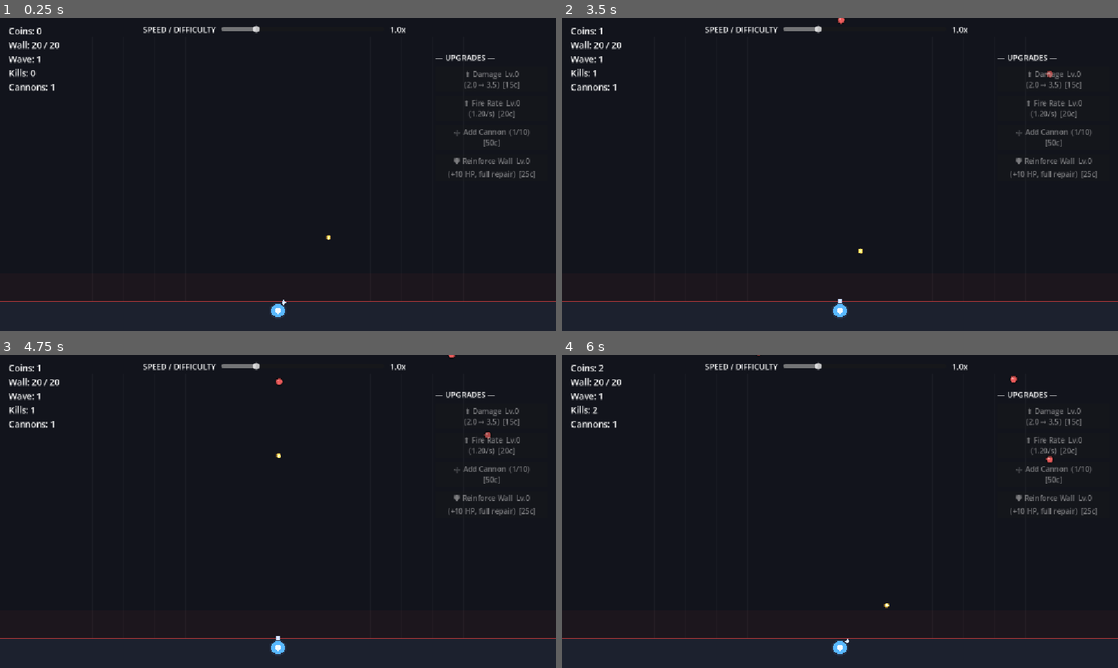
Above: before the commit, frames 1-4 (two rows, left to right).
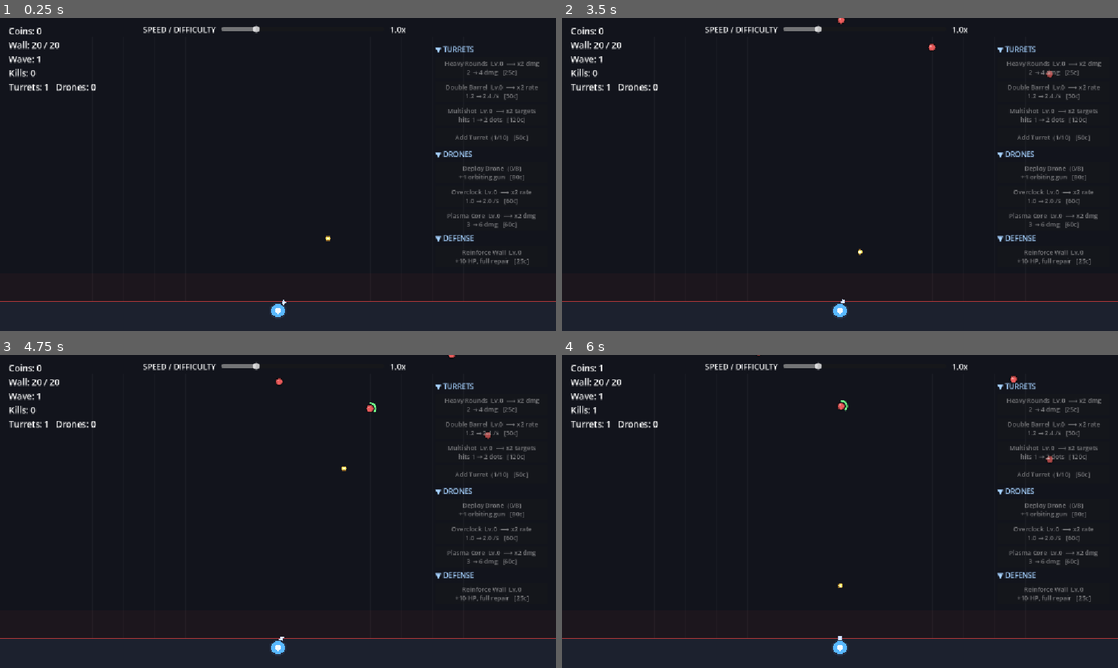
Above: after the commit, the same moments.

Repository: joelllllln/ignore
Game: Godot game, scene res://scenes/Main.tscn
The game is run twice, just before and just after one commit, with the same random seed, the same clock (stepped at 60 frames per second) and the same inputs.
Inputs:
- Up to frame 1 (0.25 s): no input
- Up to frame 2 (3.5 s): tap Enter at 0.5, 2 s; tap Space at 1.25, 2.75 s
- Up to frame 3 (4.75 s): tap Enter at 4.25 s
- Up to frame 4 (6 s): no input

The runs differ from the first frame. In frame 1, 2.7% of the frame differs, in the area x 1-97%, y 8-79%; in frame 2, 2.8%; in frame 3, 2.8%; in frame 4, 2.8%, in the area x 1-97%, y 3-92%.

Commit message:
Make turret & drone upgrades powerful, doubling-based trees
Replace the small linear upgrade bonuses with transformative, doubling
upgrades organized into a Turret tree and a Drone tree:

Turrets
- Heavy Rounds: x2 bullet damage per level (was +1.5)
- Double Barrel: x2 fire rate per level (was +0.25/s)
- Multishot: x2 simultaneous targets per turret (new)
- Add Turret: unchanged

Drones (new tree)
- Deploy Drone: autonomous combat drone that orbits above the wall and
  auto-fires at the nearest dot
- Overclock: x2 drone fire rate per level
- Plasma Core: x2 drone damage per level

Costs climb steeply (~x3/level) so the big jumps stay earned. UI is
regrouped into Turrets / Drones / Defense sections with labels that show
each upgrade's multiplier and before/after values.

Co-Authored-By: Claude Opus 4.8 <noreply@anthropic.com>
Claude-Session: https://claude.ai/code/session_013rLVXRYGddAug6gkqLem76

Diff:
--- a/scripts/Bullet.gd
+++ b/scripts/Bullet.gd
@@ -1,13 +1,15 @@
 extends Node2D
 class_name Bullet
 
-## A projectile fired by a cannon. Main moves it and checks collisions.
+## A projectile fired by a cannon or drone. Main moves it and checks collisions.
 
 var velocity: Vector2 = Vector2.ZERO
 var damage: float = 1.0
 var radius: float = 4.0
+var core_color: Color = Color(1.0, 0.95, 0.45)
+var glow_color: Color = Color(1.0, 0.7, 0.2, 0.5)
 
 func _draw() -> void:
-	draw_circle(Vector2.ZERO, radius + 1.5, Color(1.0, 0.7, 0.2, 0.5))
-	draw_circle(Vector2.ZERO, radius, Color(1.0, 0.95, 0.45))
+	draw_circle(Vector2.ZERO, radius + 1.5, glow_color)
+	draw_circle(Vector2.ZERO, radius, core_color)
 	draw_circle(Vector2.ZERO, radius * 0.5, Color(1, 1, 1))
--- /dev/null
+++ b/scripts/Drone.gd
@@ -0,0 +1,27 @@
+extends Node2D
+class_name Drone
+
+## An autonomous combat drone that orbits above the wall and fires at dots.
+## Movement, targeting and firing are orchestrated by Main; this node only
+## stores its state and draws itself.
+
+var cooldown: float = 0.0
+var aim_angle: float = -PI / 2.0
+var body_color: Color = Color(0.45, 1.0, 0.70)
+
+func _draw() -> void:
+	# Twin barrels pointing at the current target
+	var dir := Vector2.RIGHT.rotated(aim_angle)
+	var perp := dir.orthogonal()
+	draw_line(perp * 5.0, perp * 5.0 + dir * 16.0, Color(0.8, 1.0, 0.9), 3.0)
+	draw_line(-perp * 5.0, -perp * 5.0 + dir * 16.0, Color(0.8, 1.0, 0.9), 3.0)
+	# Hull — a small rounded diamond
+	var pts := PackedVector2Array([
+		Vector2(0, -11), Vector2(9, 0), Vector2(0, 11), Vector2(-9, 0),
+	])
+	draw_colored_polygon(pts, body_color)
+	draw_polyline(PackedVector2Array([
+		Vector2(0, -11), Vector2(9, 0), Vector2(0, 11), Vector2(-9, 0), Vector2(0, -11),
+	]), Color(0.1, 0.25, 0.18), 2.0)
+	# Glowing core
+	draw_circle(Vector2.ZERO, 3.5, Color(0.9, 1.0, 0.95))
--- a/scripts/Main.gd
+++ b/scripts/Main.gd
@@ -17,6 +17,10 @@
 
 # --- Tunable balance --------------------------------------------------------
 const START_WALL_HP: int = 20
+const MAX_DRONES: int = 8
+const MAX_MULTISHOT_LEVEL: int = 3   # 1 → 2 → 4 → 8 simultaneous targets
+const DRONE_CENTER: Vector2 = Vector2(W / 2.0, 340.0)
+const DRONE_ORBIT_RADIUS: float = 150.0
 
 # --- Runtime state ----------------------------------------------------------
 var difficulty: float = 1.0
@@ -29,16 +33,26 @@
 var wall_max_hp: int = START_WALL_HP
 var game_over: bool = false
 
-# Upgrade levels
-var dmg_level: int = 0
-var rate_level: int = 0
+# Upgrade levels — TURRET tree
+var dmg_level: int = 0          # Heavy Rounds: ×2 damage per level
+var rate_level: int = 0         # Double Barrel: ×2 fire rate per level
+var multishot_level: int = 0    # Multishot: ×2 simultaneous targets per level
 var cannon_count: int = 1
+
+# Upgrade levels — DRONE tree
+var drone_count: int = 0        # Deploy Drone: +1 autonomous combat drone
+var drone_rate_level: int = 0   # Overclock: ×2 drone fire rate per level
+var drone_dmg_level: int = 0    # Plasma Core: ×2 drone damage per level
+var drone_orbit_phase: float = 0.0
+
+# Wall tree
 var wall_level: int = 0
 
 # Entity pools (children of this node)
 var dots: Array[Dot] = []
 var bullets: Array[Bullet] = []
 var cannons: Array[Cannon] = []
+var drones: Array[Drone] = []
 
 # --- UI references ----------------------------------------------------------
 var slider: HSlider
@@ -46,7 +60,11 @@
 var stats_label: Label
 var btn_dmg: Button
 var btn_rate: Button
+var btn_multishot: Button
 var btn_cannon: Button
+var btn_drone: Button
+var btn_drone_rate: Button
+var btn_drone_dmg: Button
 var btn_wall: Button
 var gameover_panel: Panel
 var go_label: Label
@@ -62,21 +80,50 @@
 # ============================================================================
 #  DERIVED STATS
 # ============================================================================
+# --- TURRET tree ------------------------------------------------------------
 func bullet_damage() -> float:
-	return 2.0 + float(dmg_level) * 1.5
+	# Heavy Rounds — each level DOUBLES turret damage.
+	return 2.0 * pow(2.0, float(dmg_level))
 
 func fire_rate() -> float:
-	# shots per second, capped so it stays sane
-	return minf(1.2 + float(rate_level) * 0.25, 14.0)
-
+	# Double Barrel — each level DOUBLES the rate of fire (capped for sanity).
+	return minf(1.2 * pow(2.0, float(rate_level)), 24.0)
+
+func multishot_targets() -> int:
+	# Multishot — each level DOUBLES how many dots a turret hits per volley.
+	return int(pow(2.0, float(multishot_level)))
+
+# --- DRONE tree -------------------------------------------------------------
+func drone_damage() -> float:
+	# Plasma Core — each level DOUBLES drone damage.
+	return 3.0 * pow(2.0, float(drone_dmg_level))
+
+func drone_fire_rate() -> float:
+	# Overclock — each level DOUBLES drone fire rate (capped for sanity).
+	return minf(1.0 * pow(2.0, float(drone_rate_level)), 18.0)
+
+# --- Costs ------------------------------------------------------------------
+# Power doubles each level, so costs climb steeply to keep things earned.
 func dmg_cost() -> int:
-	return int(round(15.0 * pow(1.5, dmg_level)))
+	return int(round(25.0 * pow(3.0, dmg_level)))
 
 func rate_cost() -> int:
-	return int(round(20.0 * pow(1.55, rate_level)))
+	return int(round(30.0 * pow(3.0, rate_level)))
+
+func multishot_cost() -> int:
+	return int(round(120.0 * pow(4.0, multishot_level)))
 
 func cannon_cost() -> int:
 	return int(round(50.0 * pow(1.8, float(cannon_count - 1))))
+
+func drone_cost() -> int:
+	return int(round(80.0 * pow(2.2, drone_count)))
+
+func drone_rate_cost() -> int:
+	return int(round(60.0 * pow(3.0, drone_rate_level)))
+
+func drone_dmg_cost() -> int:
+	return int(round(60.0 * pow(3.0, drone_dmg_level)))
 
 func wall_cost() -> int:
 	return int(round(25.0 * pow(1.5, wall_level)))
@@ -94,6 +141,7 @@
 		_handle_spawning(delta)
 		_update_dots(delta)
 		_update_cannons(delta)
+		_update_drones(delta)
 		_update_bullets(delta)
 
 	_update_ui()
@@ -127,15 +175,38 @@
 
 
 func _update_cannons(delta: float) -> void:
+	var shots := multishot_targets()
 	for c in cannons:
 		c.cooldown -= delta
-		var target := nearest_dot(c.position)
-		if target != null:
-			c.aim_angle = (target.position - c.position).angle()
+		var targets := nearest_dots(c.position, shots)
+		if targets.size() > 0:
+			c.aim_angle = (targets[0].position - c.position).angle()
 			if c.cooldown <= 0.0:
-				fire_bullet(c, target)
+				# Multishot: one bullet at each of the nearest dots.
+				for t in targets:
+					fire_bullet(c.position, t, bullet_damage(),
+						Color(1.0, 0.95, 0.45), Color(1.0, 0.7, 0.2, 0.5))
 				c.cooldown = 1.0 / fire_rate()
 		c.queue_redraw()
+
+
+func _update_drones(delta: float) -> void:
+	# Drones orbit a point above the wall, slowly rotating, and auto-fire.
+	drone_orbit_phase += delta * 0.6
+	var n := drones.size()
+	for i in range(n):
+		var dr := drones[i]
+		var ang := drone_orbit_phase + TAU * float(i) / float(maxi(n, 1))
+		dr.position = DRONE_CENTER + Vector2(cos(ang), sin(ang) * 0.45) * DRONE_ORBIT_RADIUS
+		dr.cooldown -= delta
+		var target := nearest_dot(dr.position)
+		if target != null:
+			dr.aim_angle = (target.position - dr.position).angle()
+			if dr.cooldown <= 0.0:
+				fire_bullet(dr.position, target, drone_damage(),
+					Color(0.55, 1.0, 0.65), Color(0.3, 1.0, 0.5, 0.5))
+				dr.cooldown = 1.0 / drone_fire_rate()
+		dr.queue_redraw()
 
 
 func _update_bullets(delta: float) -> void:
@@ -188,14 +259,16 @@
 	dots.append(d)
 
 
-func fire_bullet(cannon: Cannon, target: Dot) -> void:
-	var b := Bullet.new()
-	b.position = cannon.position + Vector2.RIGHT.rotated(cannon.aim_angle) * 24.0
-	var dir := (target.position - b.position)
+func fire_bullet(from: Vector2, target: Dot, damage: float, core: Color, glow: Color) -> void:
+	var dir := (target.position - from)
 	if dir.length() < 0.001:
 		dir = Vector2.UP
+	var b := Bullet.new()
+	b.position = from + dir.normalized() * 22.0
 	b.velocity = dir.normalized() * BULLET_SPEED
-	b.damage = bullet_damage()
+	b.damage = damage
+	b.core_color = core
+	b.glow_color = glow
 	add_child(b)
 	bullets.append(b)
 
@@ -211,11 +284,34 @@
 	return best
 
 
+func nearest_dots(from: Vector2, count: int) -> Array[Dot]:
+	# The `count` closest dots, nearest first. Used for turret multishot.
+	var result: Array[Dot] = []
+	if count <= 1 or dots.size() <= 1:
+		var single := nearest_dot(from)
+		if single != null:
+			result.append(single)
+		return result
+	var sorted := dots.duplicate()
+	sorted.sort_custom(func(a, b):
+		return from.distance_squared_to(a.position) < from.distance_squared_to(b.position))
+	for i in range(mini(count, sorted.size())):
+		result.append(sorted[i])
+	return result
+
+
 func add_cannon() -> void:
 	var c := Cannon.new()
 	add_child(c)
 	cannons.append(c)
 	_reposition_cannons()
+
+
+func add_drone() -> void:
+	var dr := Drone.new()
+	dr.position = DRONE_CENTER
+	add_child(dr)
+	drones.append(dr)
 
 
 func _reposition_cannons() -> void:
@@ -256,6 +352,14 @@
 		coins -= cost
 		rate_level += 1
 
+func _on_buy_multishot() -> void:
+	if multishot_level >= MAX_MULTISHOT_LEVEL:
+		return
+	var cost := multishot_cost()
+	if coins >= cost:
+		coins -= cost
+		multishot_level += 1
+
 func _on_buy_cannon() -> void:
 	if cannon_count >= MAX_CANNONS:
 		return
@@ -264,6 +368,27 @@
 		coins -= cost
 		cannon_count += 1
 		add_cannon()
+
+func _on_buy_drone() -> void:
+	if drone_count >= MAX_DRONES:
+		return
+	var cost := drone_cost()
+	if coins >= cost:
+		coins -= cost
+		drone_count += 1
+		add_drone()
+
+func _on_buy_drone_rate() -> void:
+	var cost := drone_rate_cost()
+	if coins >= cost:
+		coins -= cost
+		drone_rate_level += 1
+
+func _on_buy_drone_dmg() -> void:
+	var cost := drone_dmg_cost()
+	if coins >= cost:
+		coins -= cost
+		drone_dmg_level += 1
 
 func _on_buy_wall() -> void:
 	var cost := wall_cost()
@@ -292,9 +417,12 @@
 		b.queue_free()
 	for c in cannons:
 		c.queue_free()
+	for dr in drones:
+		dr.queue_free()
 	dots.clear()
 	bullets.clear()
 	cannons.clear()
+	drones.clear()
 
 	elapsed = 0.0
 	spawn_timer = 0.0
@@ -302,7 +430,12 @@
 	kills = 0
 	dmg_level = 0
 	rate_level = 0
+	multishot_level = 0
 	cannon_count = 1
+	drone_count = 0
+	drone_rate_level = 0
+	drone_dmg_level = 0
+	drone_orbit_phase = 0.0
 	wall_level = 0
 	wall_max_hp = START_WALL_HP
 	wall_hp = START_WALL_HP
@@ -355,19 +488,23 @@
 
 	# --- Upgrade panel (right side) ---
 	var panel := VBoxContainer.new()
-	panel.position = Vector2(W - 250.0, 70.0)
+	panel.position = Vector2(W - 250.0, 54.0)
 	panel.custom_minimum_size = Vector2(234.0, 0.0)
-	panel.add_theme_constant_override("separation", 8)
+	panel.add_theme_constant_override("separation", 5)
 	ui.add_child(panel)
 
-	var title := Label.new()
-	title.text = "— UPGRADES —"
-	title.add_theme_font_size_override("font_size", 16)
-	panel.add_child(title)
-
+	_make_header(panel, "▼ TURRETS")
 	btn_dmg = _make_button(panel, _on_buy_dmg)
 	btn_rate = _make_button(panel, _on_buy_rate)
+	btn_multishot = _make_button(panel, _on_buy_multishot)
 	btn_cannon = _make_button(panel, _on_buy_cannon)
+
+	_make_header(panel, "▼ DRONES")
+	btn_drone = _make_button(panel, _on_buy_drone)
+	btn_drone_rate = _make_button(panel, _on_buy_drone_rate)
+	btn_drone_dmg = _make_button(panel, _on_buy_drone_dmg)
+
+	_make_header(panel, "▼ DEFENSE")
 	btn_wall = _make_button(panel, _on_buy_wall)
 
 	# --- Game over panel ---
@@ -396,10 +533,18 @@
 	gv.add_child(restart_btn)
 
 
+func _make_header(parent: Node, text: String) -> void:
+	var lbl := Label.new()
+	lbl.text = text
+	lbl.add_theme_font_size_override("font_size", 15)
+	lbl.add_theme_color_override("font_color", Color(0.65, 0.82, 1.0))
+	parent.add_child(lbl)
+
+
 func _make_button(parent: Node, handler: Callable) -> Button:
 	var b := Button.new()
-	b.custom_minimum_size = Vector2(0.0, 40.0)
-	b.add_theme_font_size_override("font_size", 15)
+	b.custom_minimum_size = Vector2(0.0, 38.0)
+	b.add_theme_font_size_override("font_size", 13)
 	b.pressed.connect(handler)
 	parent.add_child(b)
 	return b
@@ -408,28 +553,60 @@
 func _update_ui() -> void:
 	diff_value_label.text = "%.1fx" % difficulty
 
-	stats_label.text = "Coins: %d\nWall: %d / %d\nWave: %d\nKills: %d\nCannons: %d" % [
-		coins, wall_hp, wall_max_hp, int(elapsed / 12.0) + 1, kills, cannon_count
+	stats_label.text = "Coins: %d\nWall: %d / %d\nWave: %d\nKills: %d\nTurrets: %d   Drones: %d" % [
+		coins, wall_hp, wall_max_hp, int(elapsed / 12.0) + 1, kills, cannon_count, drone_count
 	]
 
+	# --- Turret tree ---
 	var dc := dmg_cost()
-	btn_dmg.text = "⬆ Damage  Lv.%d\n(%.1f → %.1f)  [%dc]" % [dmg_level, bullet_damage(), bullet_damage() + 1.5, dc]
+	btn_dmg.text = "Heavy Rounds  Lv.%d  ⟶ x2 dmg\n%.0f → %.0f dmg   [%dc]" % [
+		dmg_level, bullet_damage(), bullet_damage() * 2.0, dc]
 	btn_dmg.disabled = coins < dc
 
 	var rc := rate_cost()
-	btn_rate.text = "⬆ Fire Rate  Lv.%d\n(%.2f/s)  [%dc]" % [rate_level, fire_rate(), rc]
+	btn_rate.text = "Double Barrel  Lv.%d  ⟶ x2 rate\n%.1f → %.1f /s   [%dc]" % [
+		rate_level, fire_rate(), minf(fire_rate() * 2.0, 24.0), rc]
 	btn_rate.disabled = coins < rc
 
+	if multishot_level >= MAX_MULTISHOT_LEVEL:
+		btn_multishot.text = "Multishot MAXED  (x%d targets)" % multishot_targets()
+		btn_multishot.disabled = true
+	else:
+		var mc := multishot_cost()
+		btn_multishot.text = "Multishot  Lv.%d  ⟶ x2 targets\nhits %d → %d dots   [%dc]" % [
+			multishot_level, multishot_targets(), multishot_targets() * 2, mc]
+		btn_multishot.disabled = coins < mc
+
 	if cannon_count >= MAX_CANNONS:
-		btn_cannon.text = "Cannons MAXED (%d)" % MAX_CANNONS
+		btn_cannon.text = "Turrets MAXED  (%d)" % MAX_CANNONS
 		btn_cannon.disabled = true
 	else:
 		var cc := cannon_cost()
-		btn_cannon.text = "➕ Add Cannon  (%d/%d)\n[%dc]" % [cannon_count, MAX_CANNONS, cc]
+		btn_cannon.text = "Add Turret  (%d/%d)   [%dc]" % [cannon_count, MAX_CANNONS, cc]
 		btn_cannon.disabled = coins < cc
 
+	# --- Drone tree ---
+	if drone_count >= MAX_DRONES:
+		btn_drone.text = "Drones MAXED  (%d)" % MAX_DRONES
+		btn_drone.disabled = true
+	else:
+		var drc := drone_cost()
+		btn_drone.text = "Deploy Drone  (%d/%d)\n+1 orbiting gun   [%dc]" % [drone_count, MAX_DRONES, drc]
+		btn_drone.disabled = coins < drc
+
+	var drr := drone_rate_cost()
+	btn_drone_rate.text = "Overclock  Lv.%d  ⟶ x2 rate\n%.1f → %.1f /s   [%dc]" % [
+		drone_rate_level, drone_fire_rate(), minf(drone_fire_rate() * 2.0, 18.0), drr]
+	btn_drone_rate.disabled = coins < drr or drone_count == 0
+
+	var drd := drone_dmg_cost()
+	btn_drone_dmg.text = "Plasma Core  Lv.%d  ⟶ x2 dmg\n%.0f → %.0f dmg   [%dc]" % [
+		drone_dmg_level, drone_damage(), drone_damage() * 2.0, drd]
+	btn_drone_dmg.disabled = coins < drd or drone_count == 0
+
+	# --- Defense ---
 	var wc := wall_cost()
-	btn_wall.text = "🛡 Reinforce Wall  Lv.%d\n(+10 HP, full repair)  [%dc]" % [wall_level, wc]
+	btn_wall.text = "Reinforce Wall  Lv.%d\n+10 HP, full repair   [%dc]" % [wall_level, wc]
 	btn_wall.disabled = coins < wc
 
 
Not shown, changed: README.md
